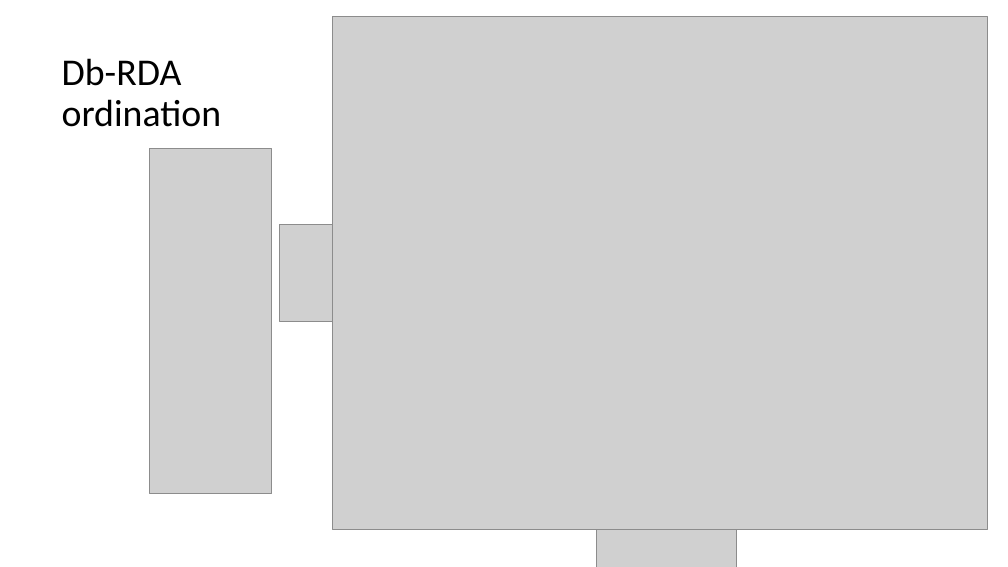
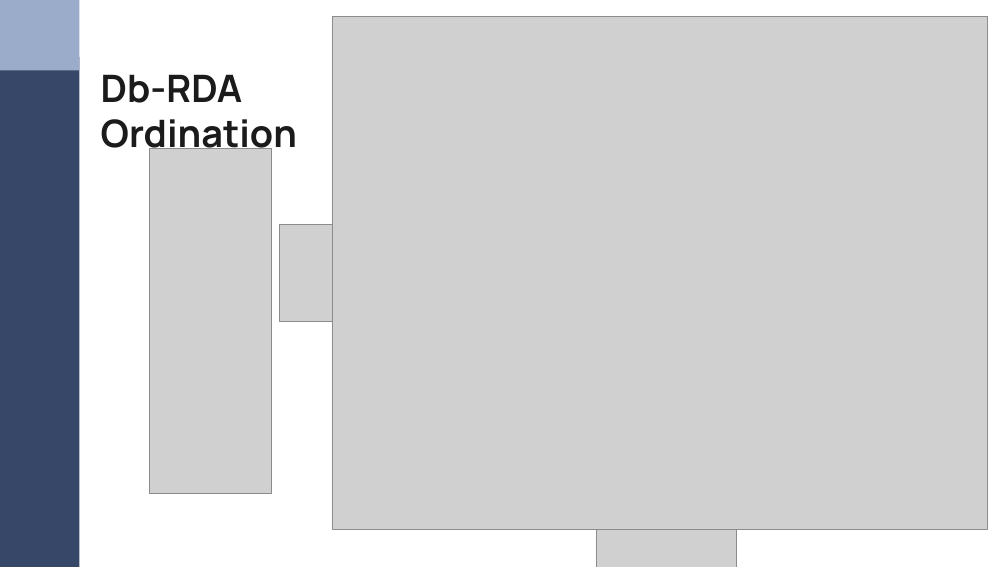
Before and after one commit to LukeABobay/larval-fish-community-analysis, a slide deck: slide 11 of PICES 2026 Presentation.pptx (slide 17 before the commit). Drawn at 1008x567 pixels with LibreOffice and Linux fonts; fonts in the diff are those of the drawing; grey boxes stand for pictures. Boxes give left, top, right and bottom in pixels: in the first picture for what was removed or moved away, otherwise in the second. Text is boxed around its words. In the diff, an @@ line names an element or a change of style, - is before the commit and + after.

Commit message:
Revise slides based on Su and Luke's feedback. Add background/template and images. Populate acknowledgements slide with text and logos

```diff
--- a/PICES 2026 Presentation.pptx
+++ b/PICES 2026 Presentation.pptx
@@ rectangle added at box(0, 0, 79, 70), fill #9BACCA @@
@@ rectangle added at box(0, 57, 79, 567), fill #374768 @@
@@ text "Db-RDA Ordination" at box(101, 74, 297, 158): vertical alignment bottom to top @@
@@ text at box(101, 74, 297, 158): text changed; font Calibri to Manrope; text colour #000000 to #1B1B1B; bold on @@
-Db-RDA ordination
+Db-RDA Ordination
```
Also in this commit, not shown: 15 other slides changed, 3 slides added, 10 slides removed.
